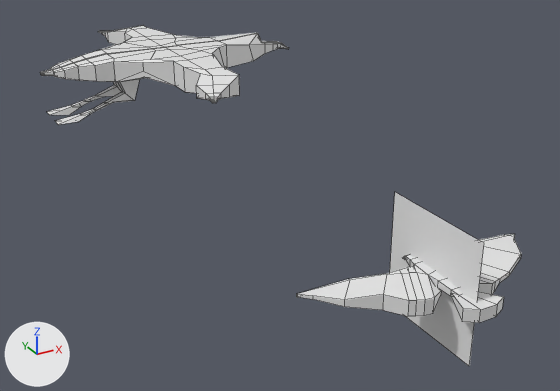
The FBX model Export Art/Environment/Fauna/Birds.fbx: old version first, new version second.
Before and after are seen from a camera (50 mm lens) standing at (-6.9, -18.67, 5.79) and looking at (0.69, -4.86, -1.11). The axes (+X, +Y, +Z) are drawn at lower left. The lights are the same throughout. The first picture is the older version. Mesh edges are drawn as thin lines. Where no turn or scale is listed for an object, it has been applied to the vertices.

In view in the first picture: 'Birds'.
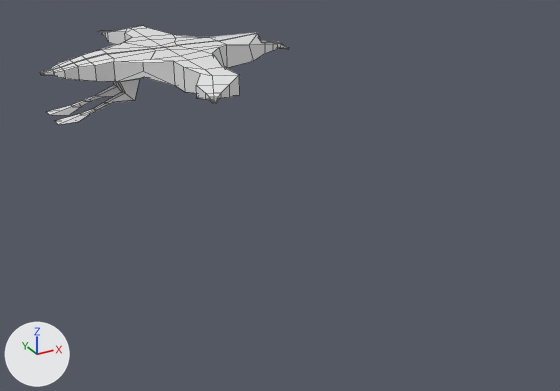
Where the newer file only moved an object's origin or applied its transform, the numbers keep the older frame.

Changed parts and their boxes (x1, y1, x2, y2) in the pictures (560 x 391 px):
'Birds', reshaped (48% narrower, 70% shorter): before (40, 25, 521, 366); after (40, 25, 289, 125)
part 1 of me_birds_001, deleted: before (296, 234, 521, 323)
part 2 of me_birds_001, deleted: before (390, 192, 484, 366)

The change, as a diff of the scene's bpy script:
```diff
--- a/Export Art/Environment/Fauna/Birds.fbx.py
+++ b/Export Art/Environment/Fauna/Birds.fbx.py
@@ me_birds_001 @@
 # used by ob_birds; location = (0.0, -10.82, 0.0)
-me_birds_001.from_pydata(...)  # 484 vertices, 477 faces; spans x -3.1..3.6, y -1.2..15.0, z -1.0..1.4
+me_birds_001.from_pydata(...)  # 350 vertices, 348 faces; spans x -3.1..3.6, y 6.7..15.0, z -0.2..1.4
+# me_birds_001 part 1: the loose piece of 130 vertices spanning x -2.1..2.1, y -1.2..0.7, z -0.1..0.1 is deleted
+# me_birds_001 part 2: the loose piece of 4 vertices spanning x 0.0, y -1.0..1.0, z -1.0..1.0 is deleted
```
